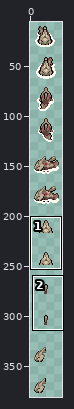
Edited in one commit: sprite sheet (graphics/relicanth.png). Above, an overview of the earlier version with the close-up marked.
Close-up. Old version:
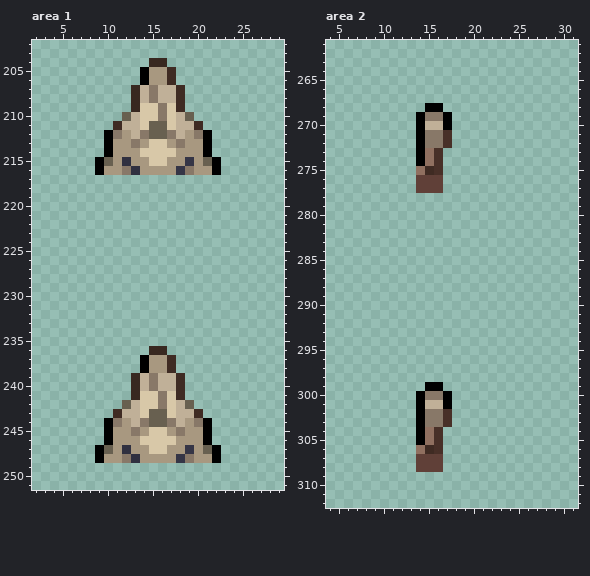
The file is 32x384 pixels. Shown: area 1: x 2..29, y 202..251; area 2: x 4..31, y 261..312. The wide view leaves out empty margins. The commit also changed other parts of the picture, which this record leaves out.
After the commit:
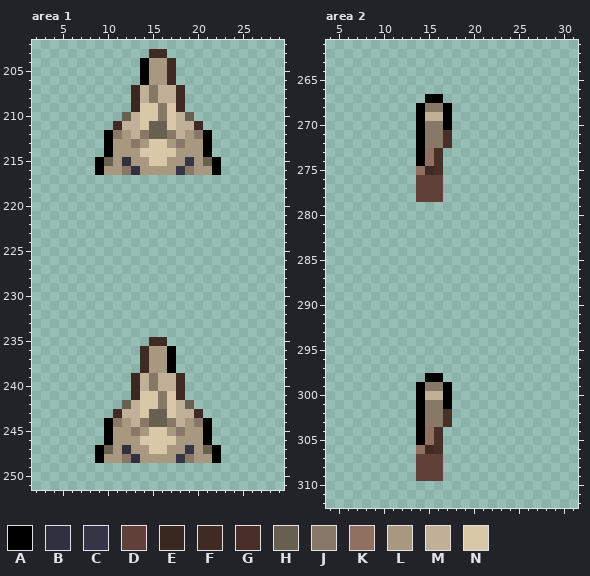
Palette (. is transparent): A #000000  B #303040  C #353546  D #604038  E #382820  F #3f2b23  G #483028  H #686050  J #887868  K #907060  L #a89880  M #c0b098  N #d8c8a8
What changed:
Area 1:
There is now colour A in row 204 at x 14; in row 236 at x 17.
The edit turns colour F into colour A in rows 237 to 238 at x 17.
There is now colour F in row 203 at x 15 to 16; in row 204 at x 17; in row 235 at x 15 to 16; in row 236 at x 14.
The edit turns colour A into colour F in rows 237 to 238 at x 14.
The edit turns colour E into colour L in row 204 at x 15 to 16; in row 236 at x 15 to 16.
Area 2:
There is now colour A in row 267 at x 15 to 16; in row 268 at x 14 and 17; in row 298 at x 15 to 16; in row 299 at x 14 and 17.
There is now colour D in row 278 at x 14 to 16; in row 309 at x 14 to 16.
The edit turns colour A into colour J in row 268 at x 15 to 16; in row 299 at x 15 to 16.
The edit turns colour M into colour J in row 270 at x 15 to 16; in row 301 at x 15 to 16.
The edit turns colour J into colour M in row 269 at x 15 to 16; in row 300 at x 15 to 16.
Changed places in both close-ups, as pixel boxes (x1, y1, x2, y2):
changed: (140, 49, 176, 67)
changed: (140, 337, 176, 373)
changed: (416, 94, 452, 130)
added: (416, 193, 443, 202)
changed: (416, 373, 452, 409)
added: (416, 472, 443, 481)
